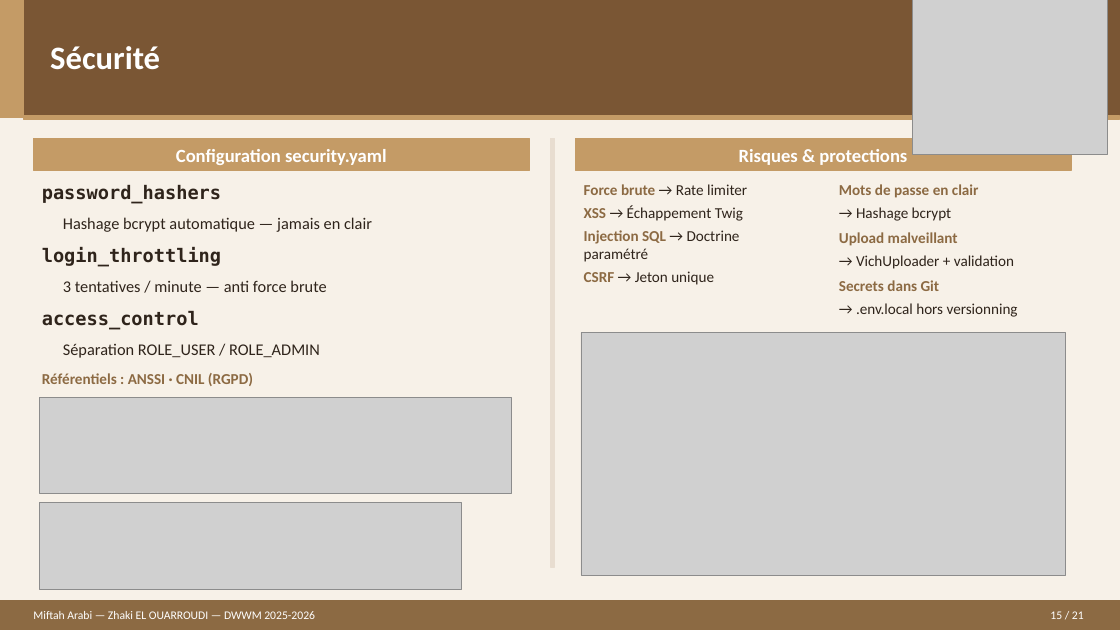
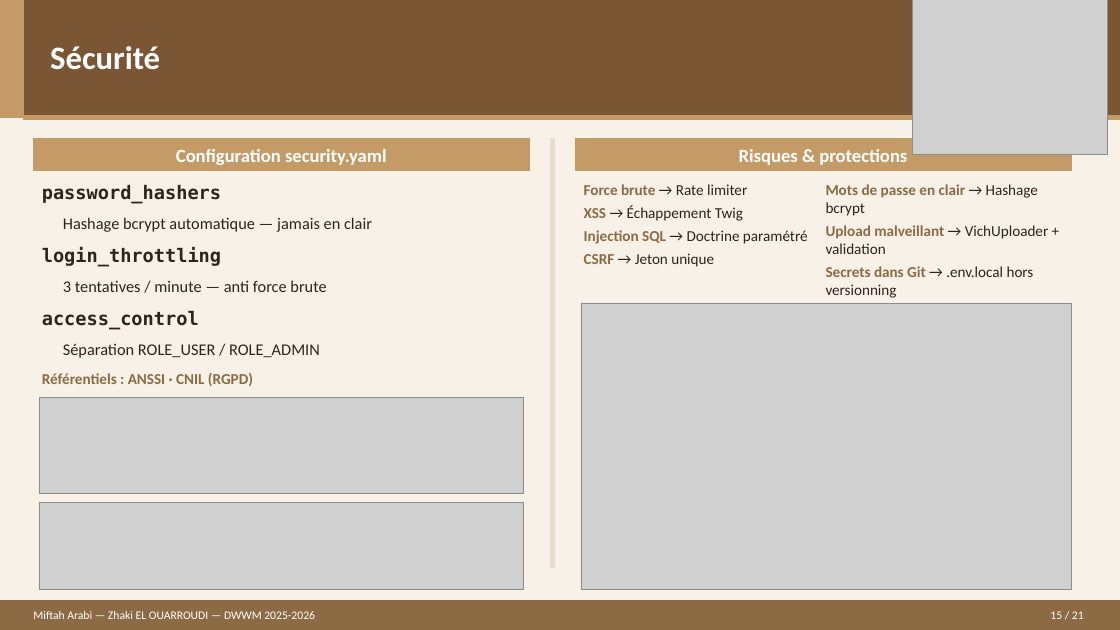
Before and after one commit to E-Zhaki/LIVRABLES-DWWM, a slide deck: slide 15 of SUPPORT DE PRESENTATION.pptx. Drawn at 1120x630 pixels with LibreOffice and Linux fonts; fonts in the diff are those of the drawing; grey boxes stand for pictures. Boxes give left, top, right and bottom in pixels: in the first picture for what was removed or moved away, otherwise in the second. Text is boxed around its words. In the diff, an @@ line names an element or a change of style, - is before the commit and + after.

```diff
--- a/SUPPORT DE PRESENTATION.pptx
+++ b/SUPPORT DE PRESENTATION.pptx
@@ text "Force brute → Rate limiter" rewrapped from (x1=584, y1=184, x2=747, y2=285) to (x1=584, y1=184, x2=808, y2=267) @@
@@ text at (x1=826, y1=184, x2=1049, y2=298): text changed @@
-Mots de passe en clair
-→ Hashage bcrypt
-Upload malveillant
-→ VichUploader + validation
-Secrets dans Git
-→ .env.local hors versionning
+Mots de passe en clair → Hashage bcrypt
+Upload malveillant → VichUploader + validation
+Secrets dans Git → .env.local hors versionning
@@ picture resized from (x1=581, y1=333, x2=1065, y2=576) to (x1=581, y1=303, x2=1071, y2=590) @@
@@ picture resized from (x1=39, y1=398, x2=512, y2=494) to (x1=39, y1=398, x2=523, y2=494) @@
@@ picture resized from (x1=39, y1=503, x2=461, y2=590) to (x1=39, y1=503, x2=523, y2=590) @@
```
Also in this commit, not shown: 8 other slides changed.
